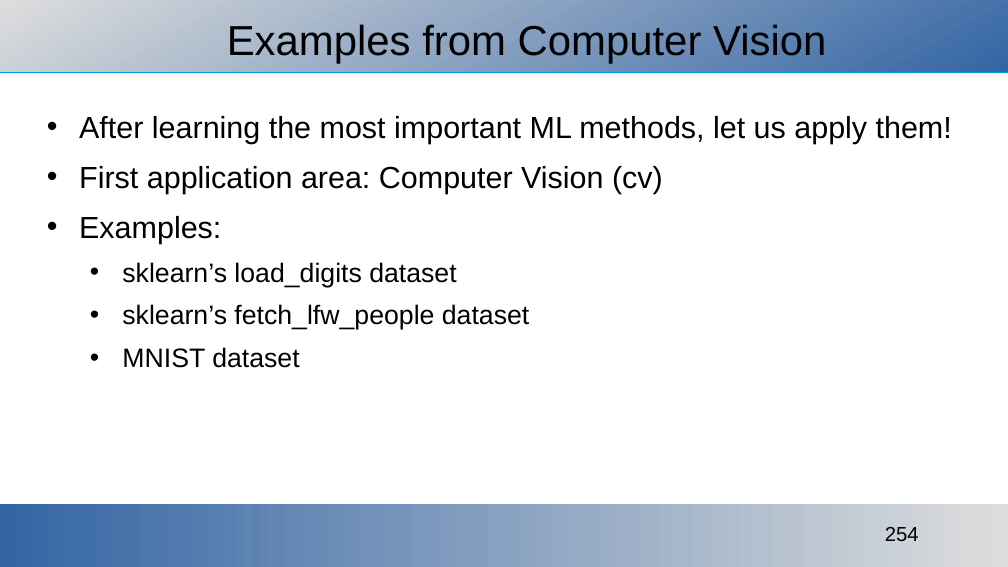
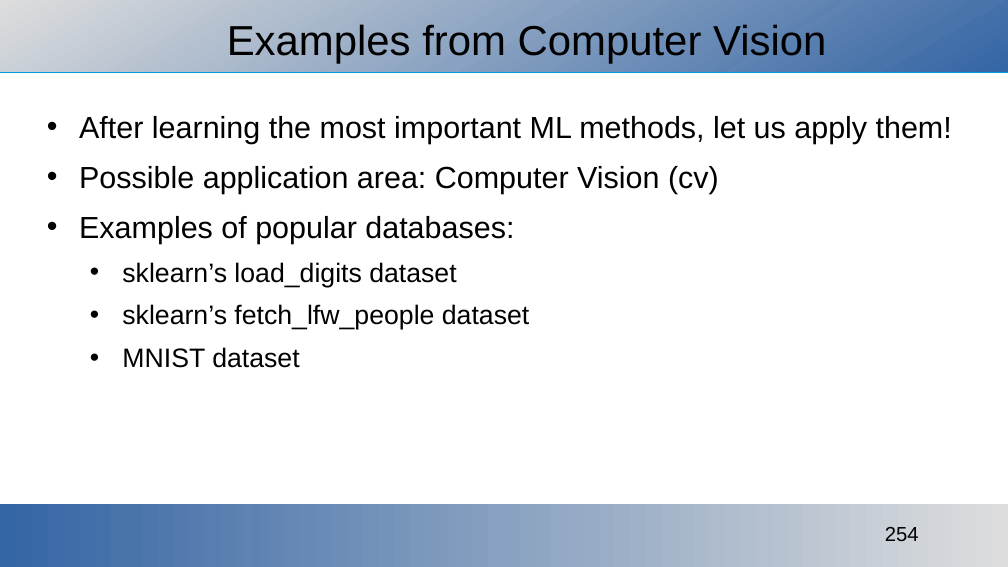
Before and after one commit to ajakovac/ML-in-Practice-I, a slide deck: slide 254 of ML in practice.odp. Drawn at 1008x567 pixels with LibreOffice and Linux fonts; fonts in the diff are those of the drawing; background and template pictures are left out. Boxes give left, top, right and bottom in pixels: in the first picture for what was removed or moved away, otherwise in the second. Text is boxed around its words. In the diff, an @@ line names an element or a change of style, - is before the commit and + after.

Commit message:
Finished lecture set

```diff
--- a/ML in practice.odp
+++ b/ML in practice.odp
@@ text at <box>79,166,719,244</box>: text changed @@
-• First application area: Computer Vision (cv)
-• Examples:
+• Possible application area: Computer Vision (cv)
+• Examples of popular databases:
```
Also in this commit, not shown: 26 other files.
